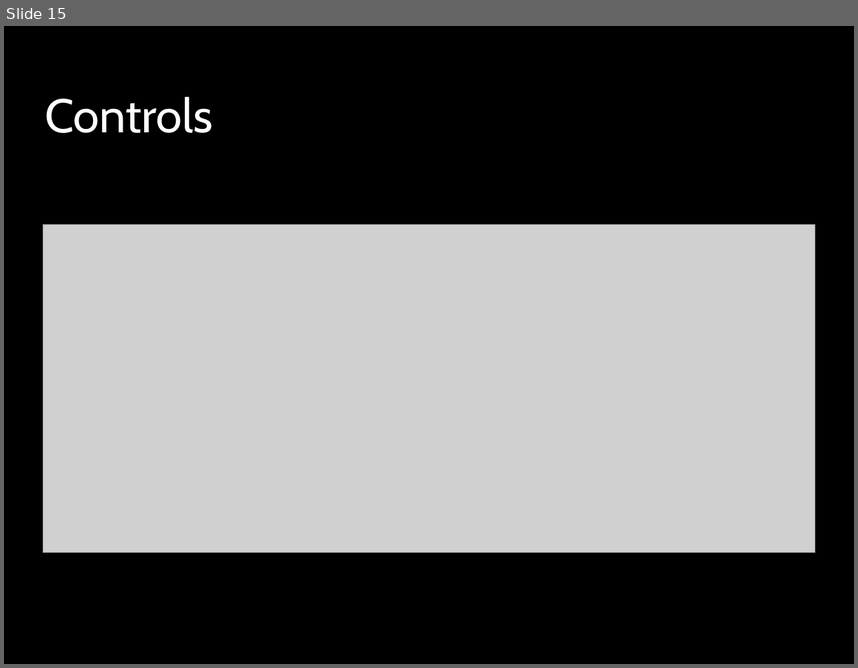
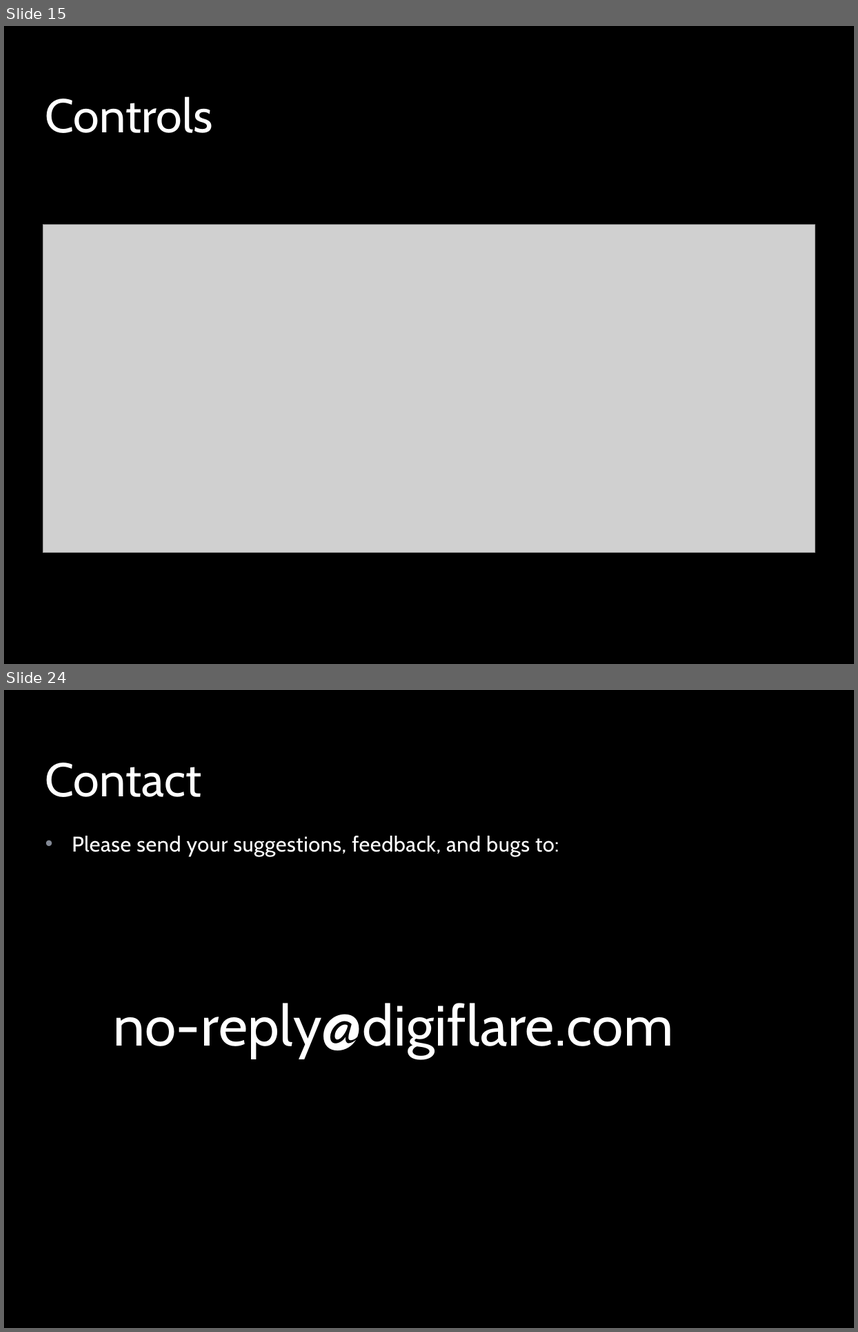
Before and after one commit to peterhoang/Super-Duper-Game, a slide deck: The Super-Awesome Game Deck.pptx. Shown one above the other, each under a label of ours: slide 15 before the commit, slides 15 and 24 after it; the slides between them are not shown. The pictures are 858x668 and 858x1332 pixels, drawn with LibreOffice and Linux fonts; fonts in the diff are those of the drawing; grey boxes stand for pictures; background and template pictures are left out. Boxes give left, top, right and bottom in pixels: in the first picture for what was removed or moved away, otherwise in the second. Text is boxed around its words. In the diff, an @@ line names an element or a change of style, - is before the commit and + after.

```diff
--- a/The Super-Awesome Game Deck.pptx
+++ b/The Super-Awesome Game Deck.pptx
@@ slide 24 added at (4,690,854,1328), background picture (left out); not listed: 1 template element that a slide beside it also shows @@
@@ title added at (45,762,201,797), 40 pt, text #FFFFFF @@
+Contact
@@ text added at (72,836,673,1058), 18 pt, text #FFFFFF @@
+• Please send your suggestions, feedback, and bugs to:
+no-reply@digiflare.com
```
Also in this commit, not shown: 1 slide changed, 10 other slides added.
